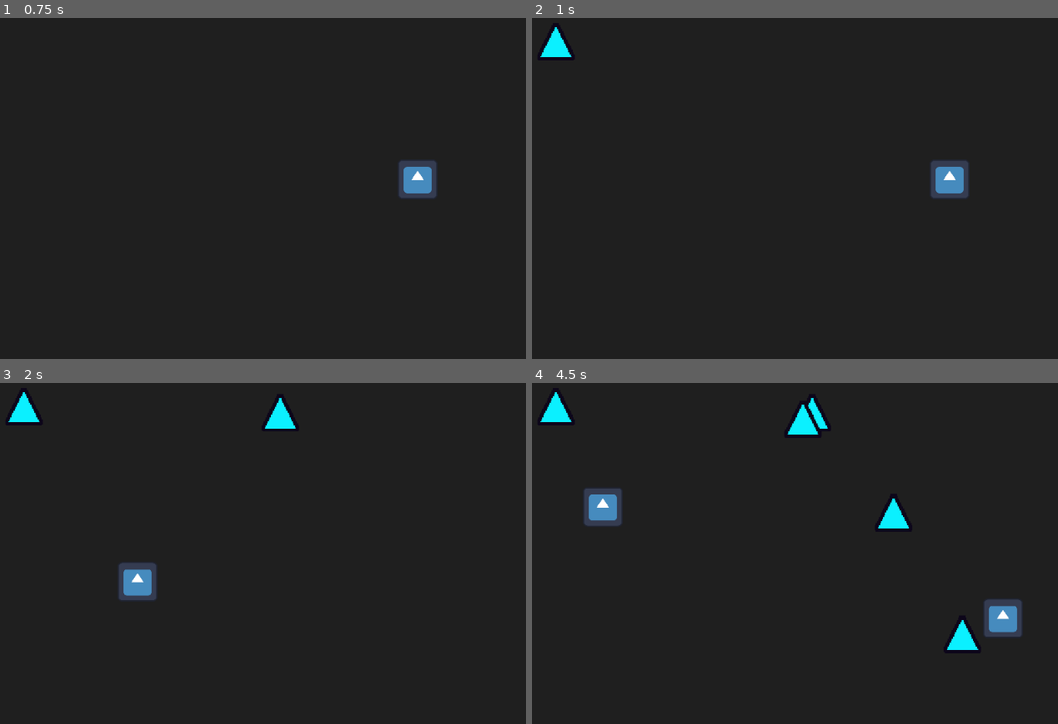
Above: before the commit, frames 1-4 (two rows, left to right).
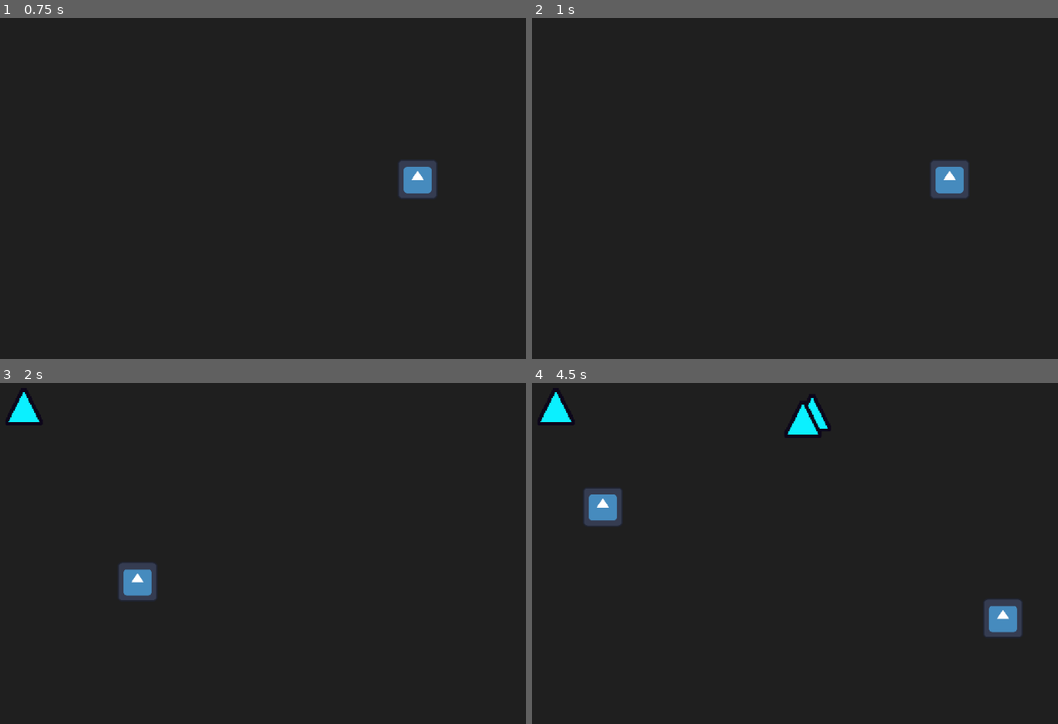
Above: after the commit, the same moments.

Repository: SpicyTime/BlastForge
Game: Godot game, scene res://main/main.tscn
Same seed, same stepped clock (60 frames per second), same inputs: the game is played once before the commit and once after it. The engine's default icon, where the game draws it, is replaced by a stand-in: a white triangle on a blue panel in a dark square.
Inputs (mouse positions are in pixels of both pictures, inside the frame that each line leads up to):
- Up to frame 1 (0.75 s): tap Enter at 0.5 s; move the mouse to (415, 178) at 0.52 s; click (415, 178) at 0.6 s
- Up to frame 2 (1 s): no input
- Up to frame 3 (2 s): tap Space at 1.25 s; move the mouse to (136, 580) at 1.27 s; click (136, 580) at 1.35 s
- Up to frame 4 (4.5 s): move the mouse to (868, 481) at 2.02 s; click (868, 481) at 2.1 s; move the mouse to (768, 638) at 2.77 s; click (768, 638) at 2.85 s; move the mouse to (1005, 618) at 3.52 s; click (1005, 618) at 3.6 s; move the mouse to (600, 505) at 4.27 s; click (600, 505) at 4.35 s

Frame 1 is identical in both runs. In frame 2, 0.5% of the frame differs, in the area x 1-9%, y 1-13%; in frame 3, 0.5%; in frame 4, 0.9%, in the area x 65-86%, y 32-80%.

Commit message:
Limited the number of breakables and implemented despawning

Diff:
--- a/game/breakable_spawner.gd
+++ b/game/breakable_spawner.gd
@@ -1,13 +1,24 @@
 extends Node2D
-var time_passed: float = 0.0
 const MIN_SPAWN_VALUE: float = 0.0
+var spawn_time_passed: float = 0.0
+var despawn_time_passed: float = 0.0
+var spawn_limit: int = 20
+var spawn_time_limit: float = 1.3
+var despawn_time_limit: float = spawn_time_limit * 2.1
+var despawn_threshold: int = int(spawn_limit / 1.5)
+
 
 func _process(delta: float) -> void:
-	time_passed += delta
-	if time_passed >= 0.9:
-		time_passed = 0.0
-		var breakable_position: Vector2 = choose_random_pos(-275, 275, -150, 150)
-		spawn_breakable(breakable_position, "triangle")
+	spawn_time_passed += delta
+	despawn_time_passed += delta
+	if spawn_time_passed >= spawn_time_limit:
+		spawn_time_passed = 0.0
+		if get_child_count() < spawn_limit:
+			var breakable_position: Vector2 = choose_random_pos(-275, 275, -150, 150)
+			spawn_breakable(breakable_position, "triangle")
+	if despawn_time_passed >= despawn_time_limit and get_child_count() >= despawn_threshold:
+		despawn_time_passed = 0.0
+		get_child(0).queue_free()
 
 
 func spawn_breakable(spawn_position: Vector2, shape_name: String) -> Breakable:
--- a/health_system/health.gd
+++ b/health_system/health.gd
@@ -7,9 +7,7 @@
 	health = clampi(value, 0, 10000)
 
 	SignalManager.health_changed.emit(abs(health - value))
-	print(health)
 	if health == 0:
-		print("Depleted")
 		SignalManager.health_depleted.emit(self)
 
 
